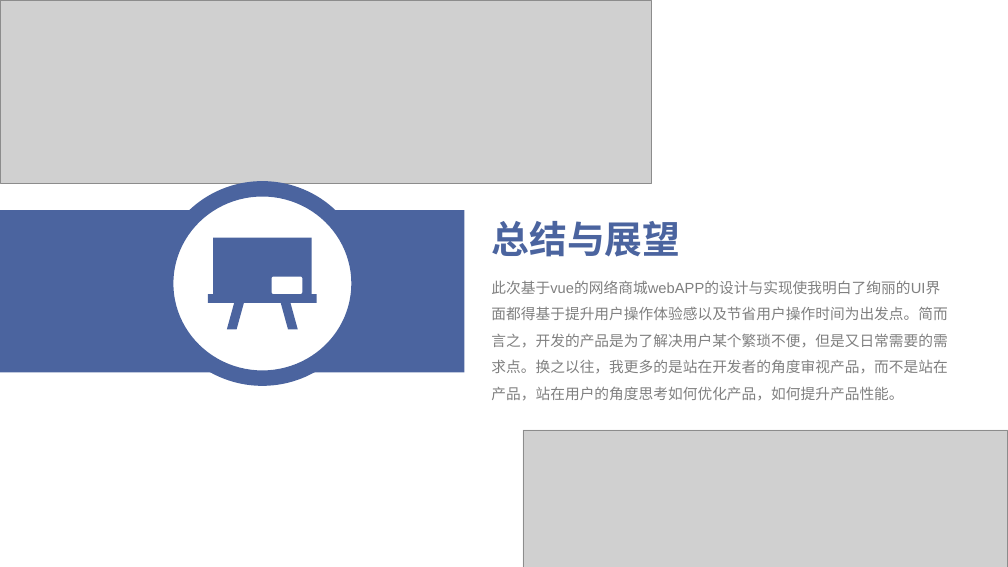
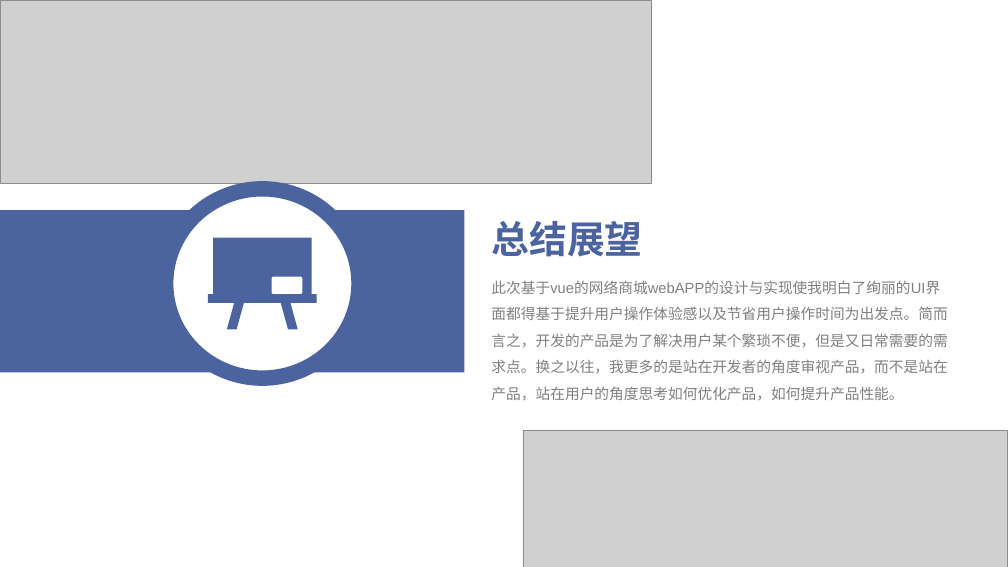
Before and after one commit to bruningSnow/gradution, a slide deck: slide 9 of 郝维敏-毕业答辩.ppt. Drawn at 1008x567 pixels with LibreOffice and Linux fonts; fonts in the diff are those of the drawing; grey boxes stand for pictures. Boxes give left, top, right and bottom in pixels: in the first picture for what was removed or moved away, otherwise in the second. Text is boxed around its words. In the diff, an @@ line names an element or a change of style, - is before the commit and + after.

```diff
--- a/郝维敏-毕业答辩.ppt
+++ b/郝维敏-毕业答辩.ppt
@@ text at [491, 221, 642, 257]: text changed @@
-总结与展望
+总结展望
```
Also in this commit, not shown: 5 other slides changed, 2 other files.
